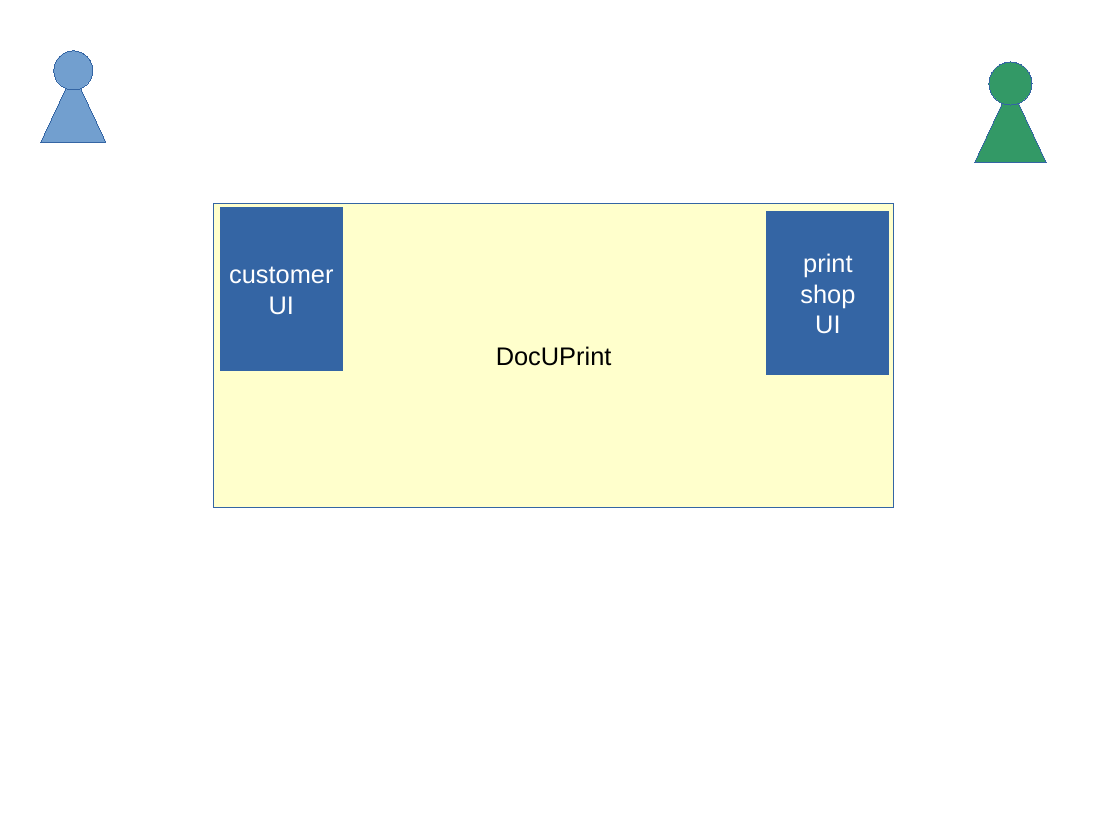
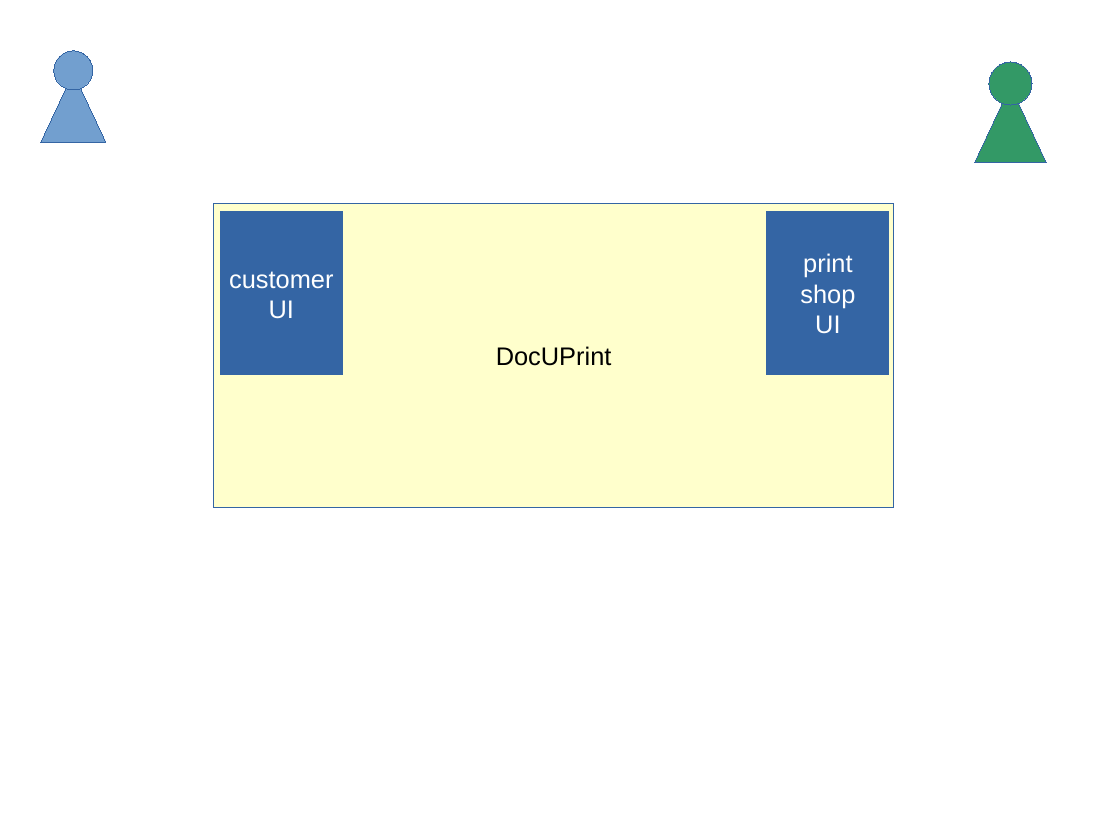
Before and after one commit to p14n/archadr, a slide deck: slide 3 of doc/architecture/presentation/for-management.odp. Drawn at 1120x840 pixels with LibreOffice and Linux fonts; fonts in the diff are those of the drawing. Boxes give left, top, right and bottom in pixels: in the first picture for what was removed or moved away, otherwise in the second. Text is boxed around its words. In the diff, an @@ line names an element or a change of style, - is before the commit and + after.

```diff
--- a/doc/architecture/presentation/for-management.odp
+++ b/doc/architecture/presentation/for-management.odp
@@ rectangle "customer": place and size @@
-rectangle "customer" at bbox=[221, 207, 343, 370]
+rectangle "customer" at bbox=[221, 212, 343, 375]
```
Also in this commit, not shown: 2 other slides changed.
